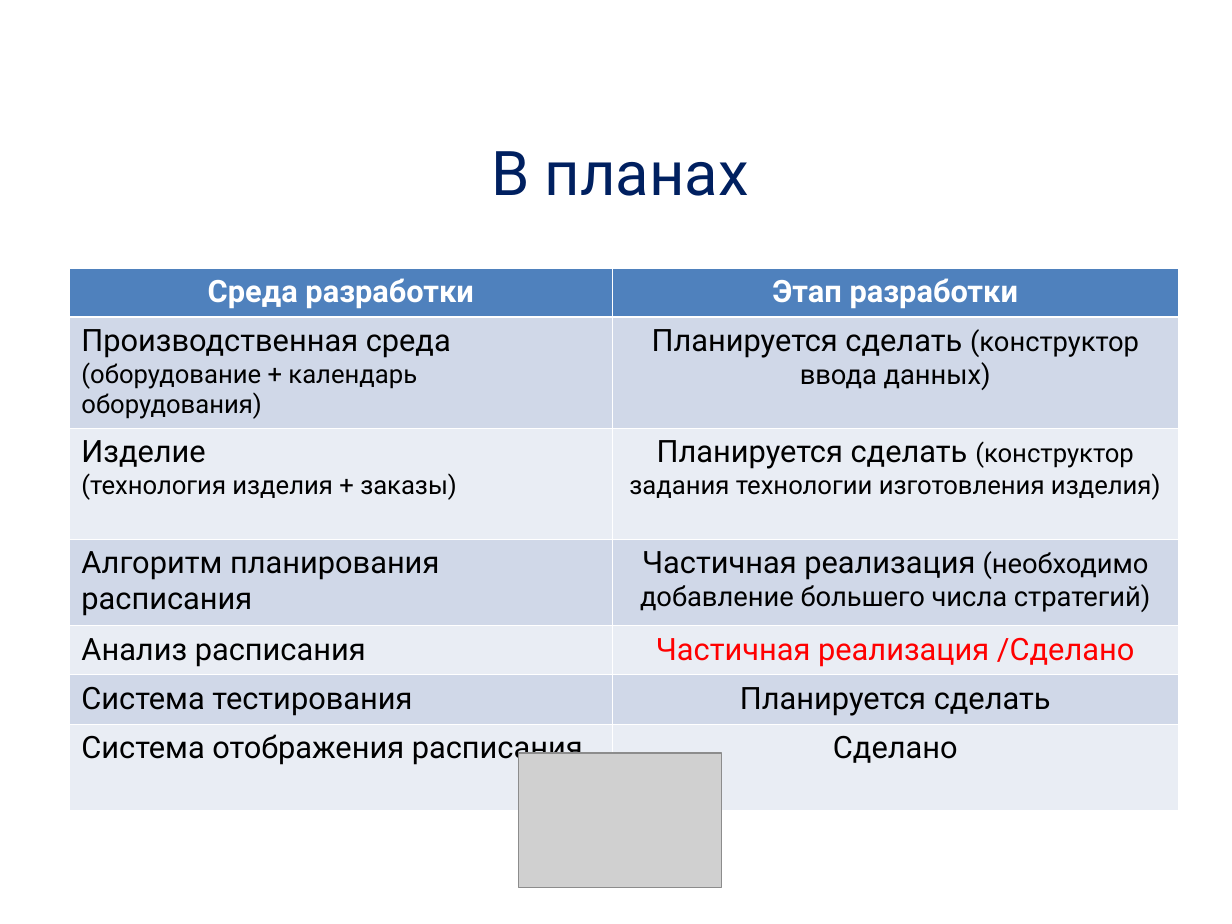
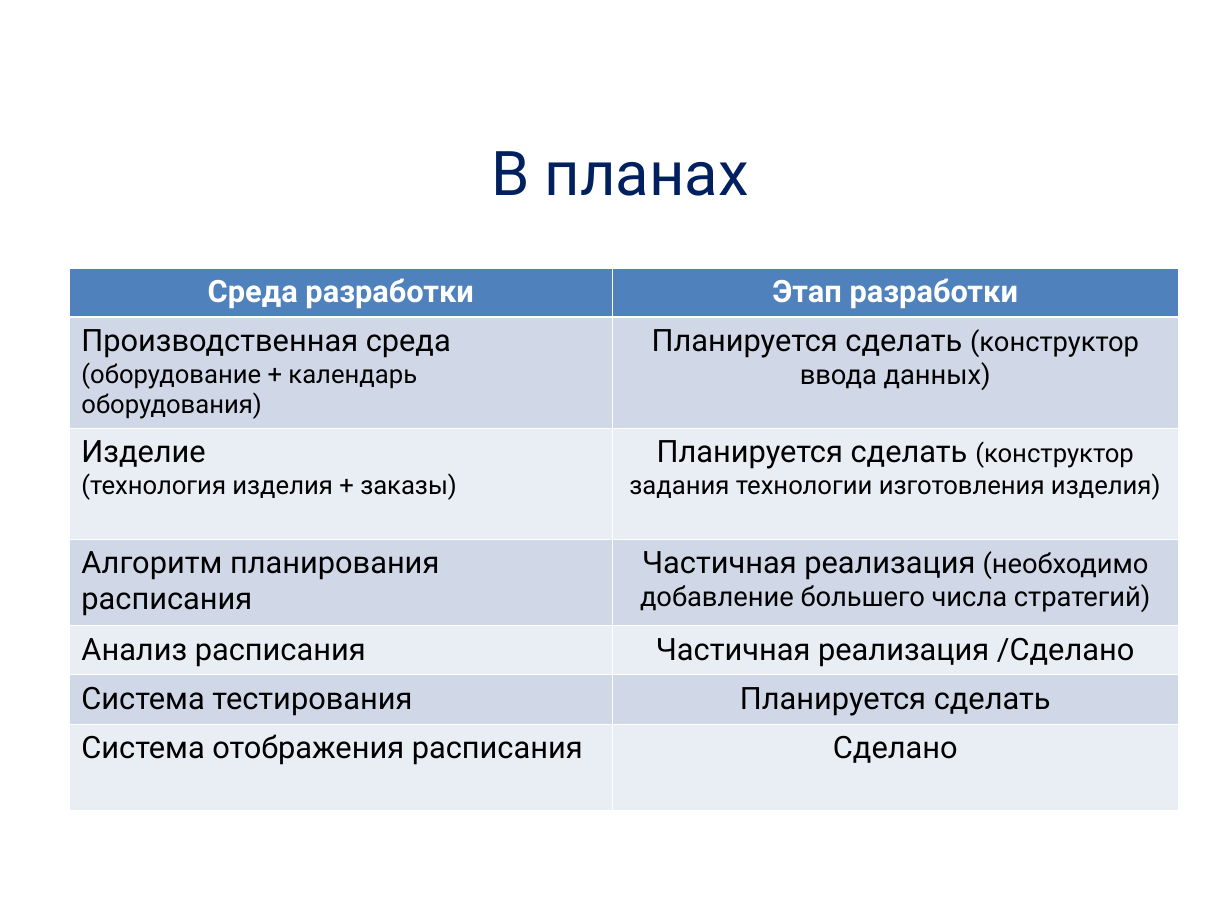
Before and after one commit to alexdegtev/SchedulerTask, a slide deck: slide 13 of Docs/presentation.ppt. Drawn at 1232x924 pixels with LibreOffice and Linux fonts; fonts in the diff are those of the drawing; grey boxes stand for pictures; background and template pictures are left out. Boxes give left, top, right and bottom in pixels: in the first picture for what was removed or moved away, otherwise in the second. Text is boxed around its words. In the diff, an @@ line names an element or a change of style, - is before the commit and + after.

```diff
--- a/Docs/presentation.ppt
+++ b/Docs/presentation.ppt
@@ table at (69,269,1178,769) @@
@@ text colour #FF0000 to #000000 in "Частичная реализация /Сделано" @@
@@ picture removed at (519,753,721,887) @@
```
Also in this commit, not shown: 6 other slides changed, 1 slide added, 1 slide removed, 25 other files.
